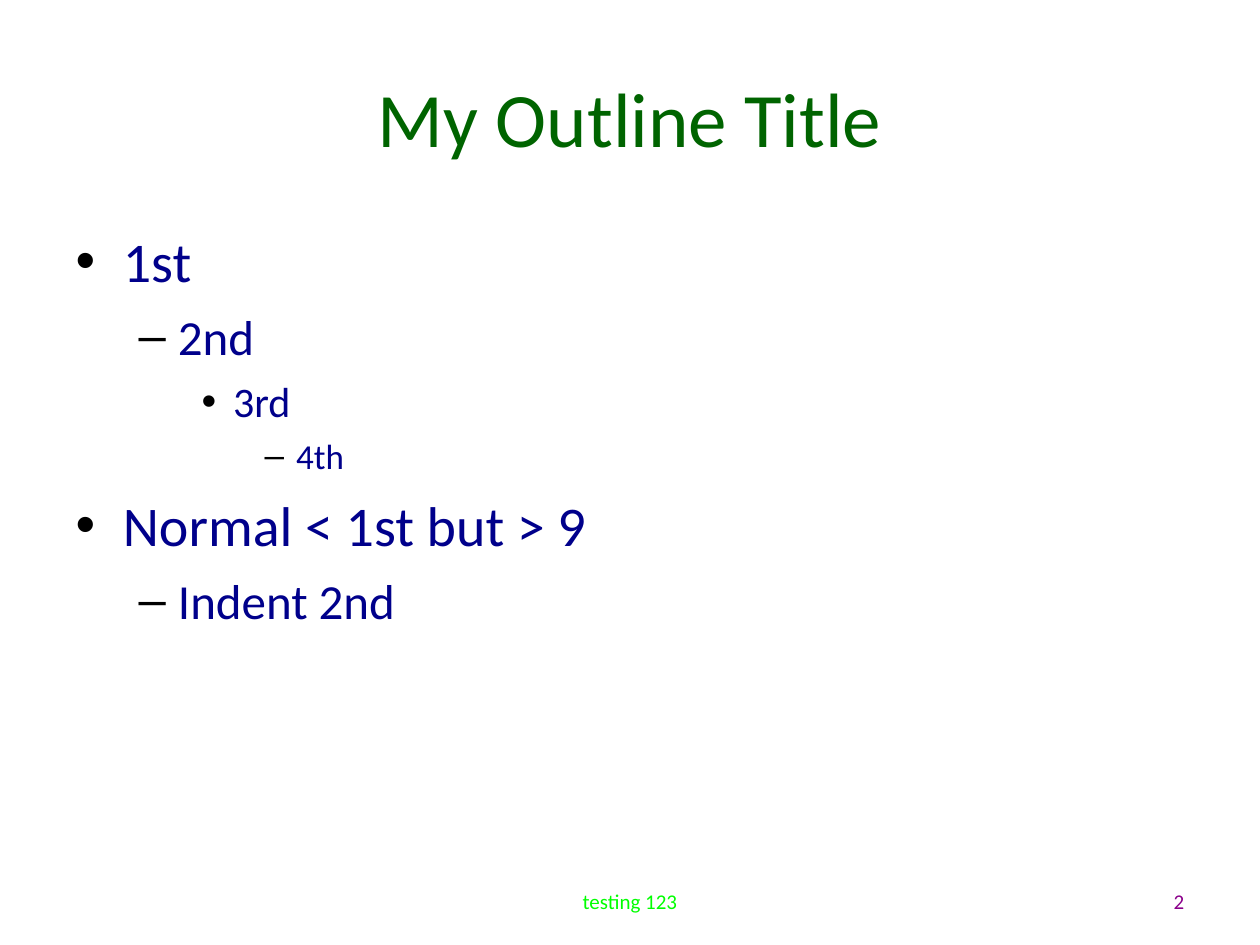
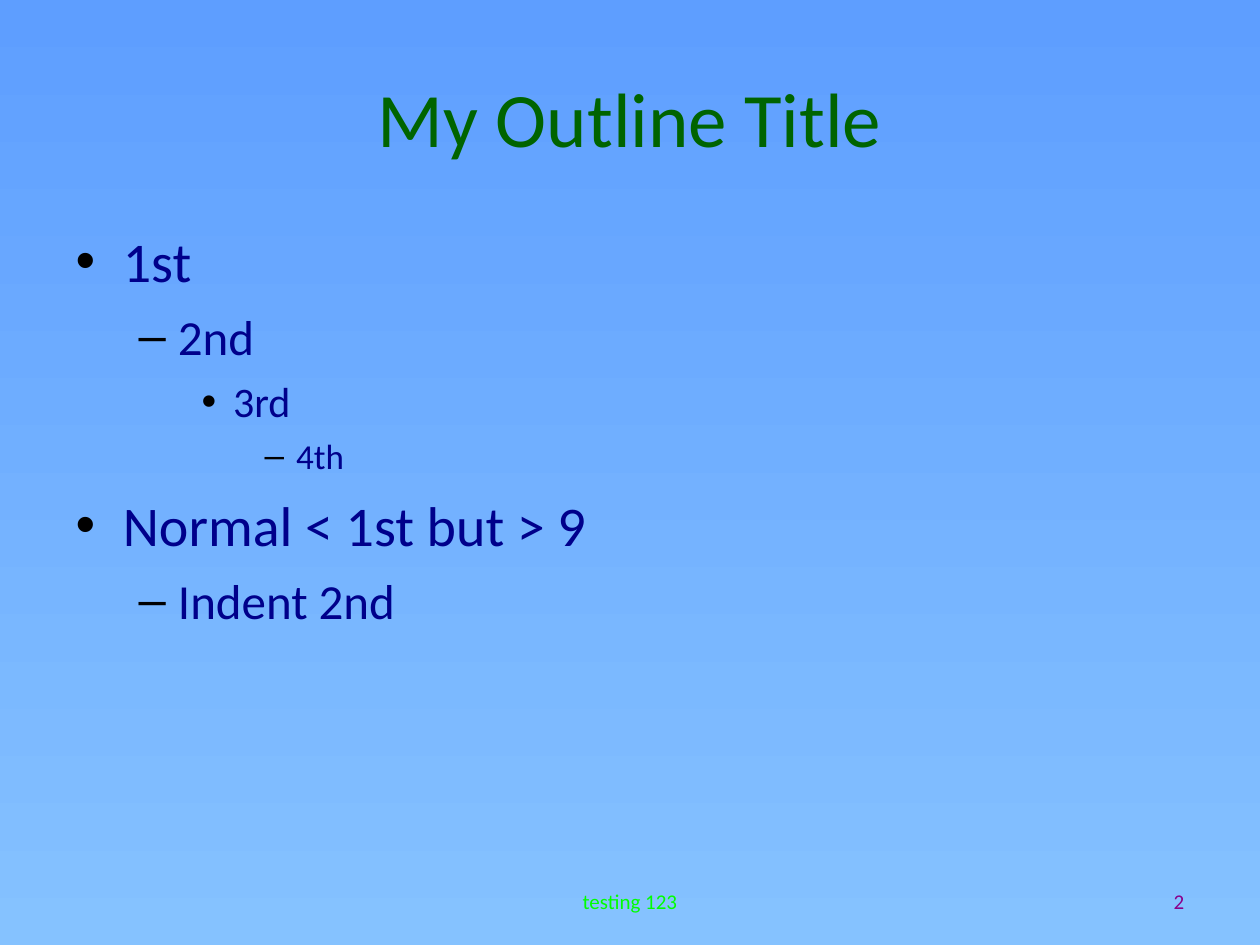
Before and after one commit to sonofeft/ODPSlides, a slide deck: slide 2 of odpslides/my_ppt.odp. Drawn at 1260x945 pixels with LibreOffice and Linux fonts; fonts in the diff are those of the drawing. Boxes give left, top, right and bottom in pixels: in the first picture for what was removed or moved away, otherwise in the second. Text is boxed around its words. In the diff, an @@ line names an element or a change of style, - is before the commit and + after.

```diff
--- a/odpslides/my_ppt.odp
+++ b/odpslides/my_ppt.odp
@@ background #FFFFFF to gradient #5E9EFF to #85C2FF @@
```
Also in this commit, not shown: 1 other slide changed, 3 other files.
